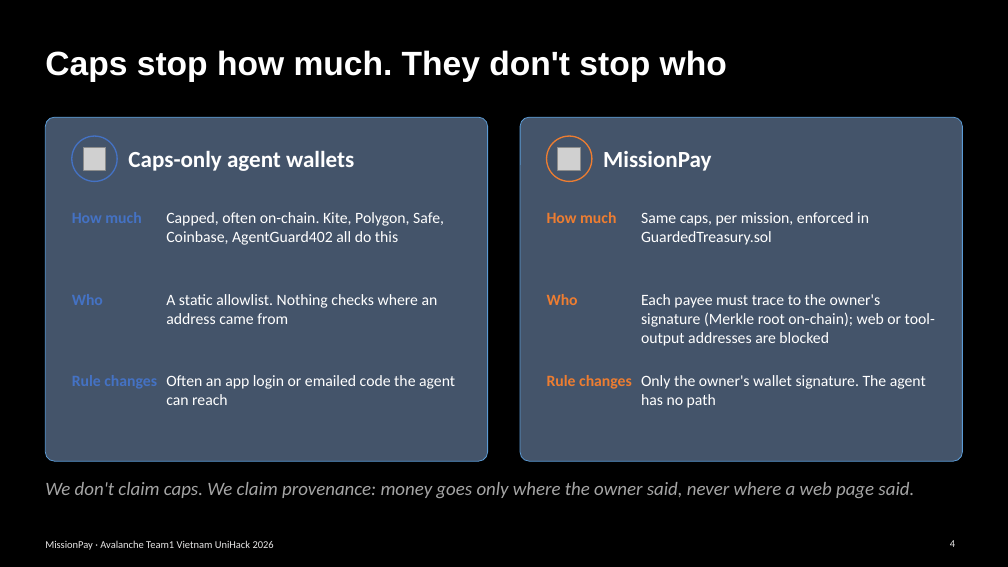
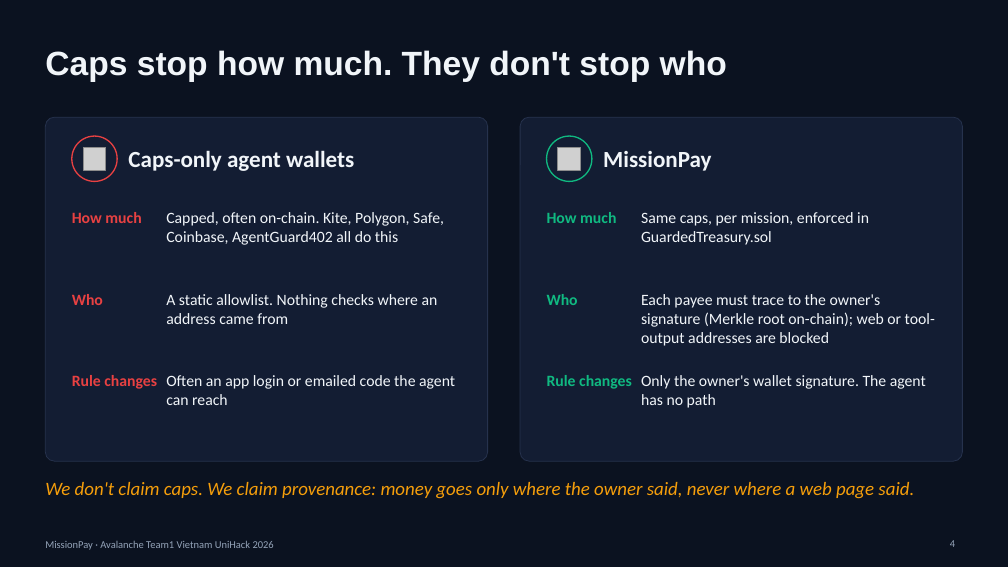
Before and after one commit to lenamkhanhh/UniHack, a slide deck: slide 4 of artifacts/submission-s1/MissionPay-pitch-deck-v2.pptx. Drawn at 1008x567 pixels with LibreOffice and Linux fonts; fonts in the diff are those of the drawing; grey boxes stand for pictures. Boxes give left, top, right and bottom in pixels: in the first picture for what was removed or moved away, otherwise in the second. Text is boxed around its words. In the diff, an @@ line names an element or a change of style, - is before the commit and + after.

Commit message:
fix(deck): restore MissionPay theme

```diff
--- a/artifacts/submission-s1/MissionPay-pitch-deck-v2.pptx
+++ b/artifacts/submission-s1/MissionPay-pitch-deck-v2.pptx
@@ background #000000 to #0B1220 @@
@@ rounded rectangle at [45,117,488,461]: fill #44546A to #131D33; outline #5B9BD5 0.75 pt to #26324D 0.75 pt @@
@@ rounded rectangle at [520,117,963,461]: fill #44546A to #131D33; outline #5B9BD5 0.75 pt to #26324D 0.75 pt @@
@@ ellipse at [72,136,117,181]: fill #44546A to #131D33; outline #4472C4 1.25 pt to #E84142 1.25 pt @@
@@ ellipse at [547,136,592,181]: fill #44546A to #131D33; outline #ED7D31 1.25 pt to #10B981 1.25 pt @@
@@ text added at [72,212,141,223], 15 pt, text #E84142, bold @@
+How much
@@ text added at [72,294,103,305], 15 pt, text #E84142, bold @@
+Who
@@ text added at [72,375,157,389], 15 pt, text #E84142, bold @@
+Rule changes
@@ text colour #ED7D31 to #10B981 in 3 elements at [547,212,616,223], [547,294,578,305], [547,375,632,389] @@
@@ text colour #FFFFFF to #F1F5F9 in 9 elements at [45,50,727,82], [128,150,354,171], [603,151,711,171], [166,212,444,245], [641,212,869,245], [166,294,438,324], [641,294,935,346], [166,375,455,405], [641,375,926,408] @@
@@ text "We don't claim caps. We ..." at [45,482,914,499]: text colour #A5A5A5 to #F59E0B @@
@@ text "MissionPay · Avalanche Team1 Vietnam ..." at [45,541,274,550]: text colour #E7E6E6 to #94A3B8 @@
@@ page number at [950,540,955,547]: text colour #E7E6E6 to #94A3B8 @@
```
Also in this commit, not shown: 12 other slides changed, 4 other files.
